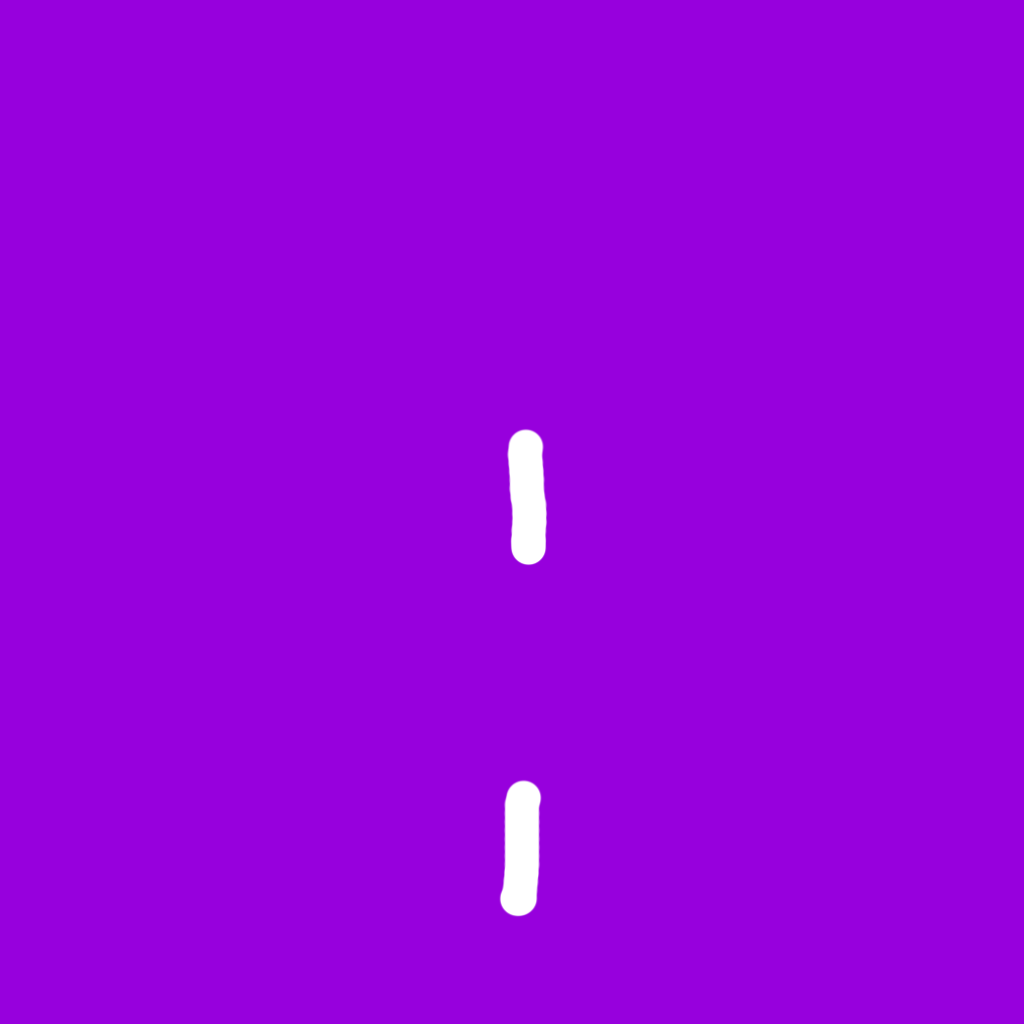
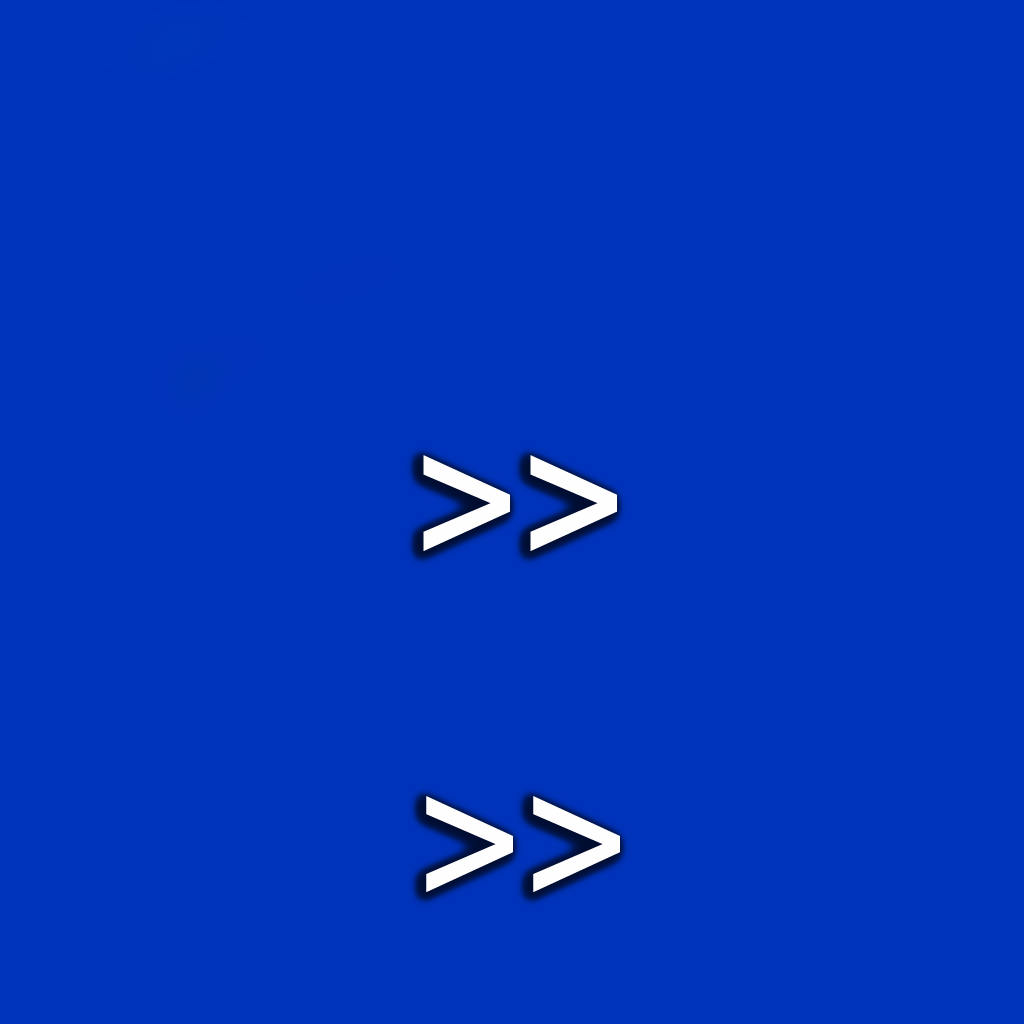
The second 1024×1024 image is a revision of the first. Changes to its layers:
hid group "Basic" (3 layers) over (0, 0, 1024, 1024)
painted on "Layer 6" (5th of 5, in "Basic") over (498, 391, 556, 918)
showed group "Speed" (3 layers) over (0, 0, 1024, 1024)
renamed ">> copy" to ">>", painted on it over (426, 796, 620, 892)
painted on ">>" (2nd of 2, in "Speed") over (423, 455, 617, 551)
painted on "Yellow" (7th of 7, in "Speed") over (0, 0, 1024, 1024)
